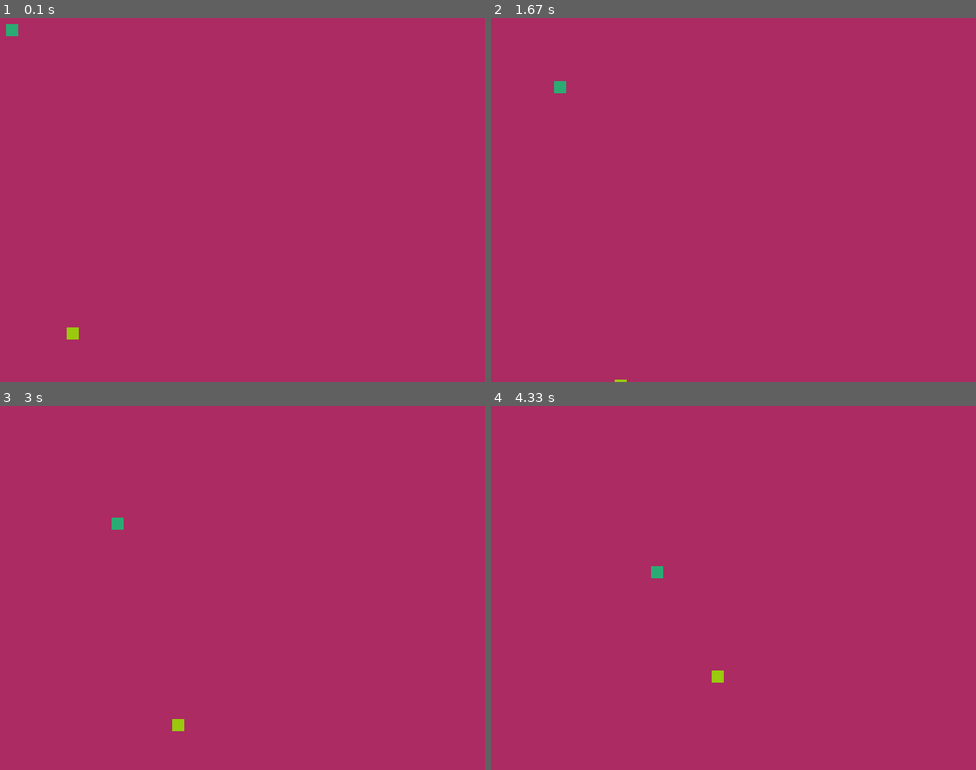
Above: before the commit, frames 1-4 (two rows, left to right).
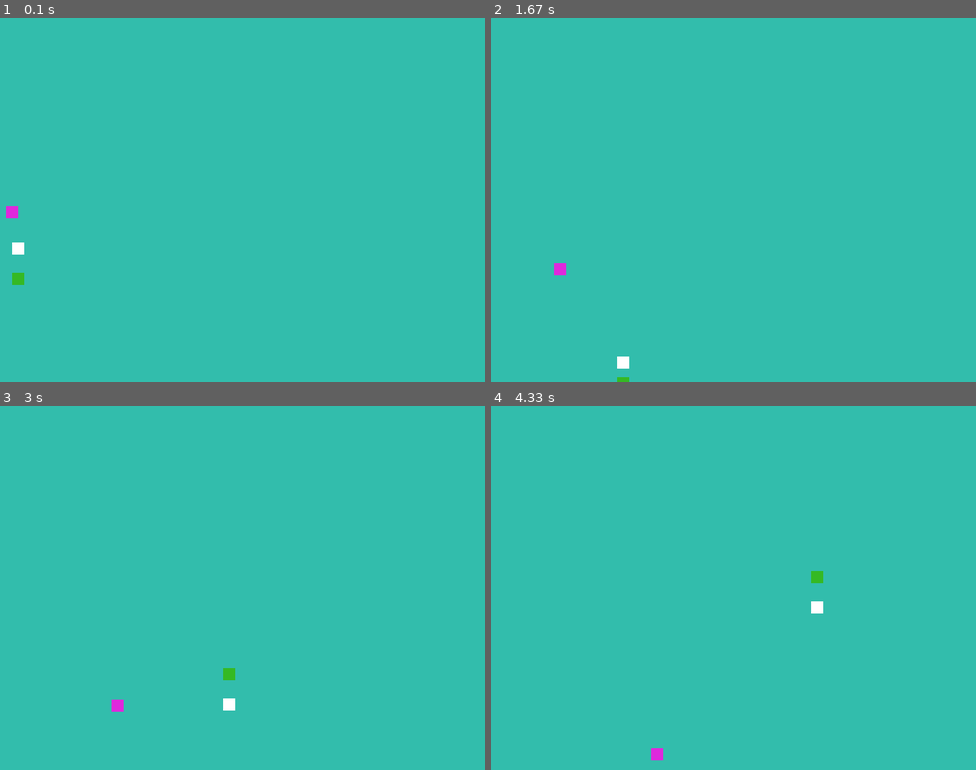
Above: after the commit, the same moments.

Repository: albadediego/kata.pygame
Game: pygame game, started from main.py
Two runs of this game, one before a commit and one after it. Both use one fixed random seed, a clock stepped at 60 frames per second and the inputs below.
Inputs:
- Up to frame 1 (0.1 s): no input
- Up to frame 2 (1.67 s): no input
- Up to frame 3 (3 s): no input
- Up to frame 4 (4.33 s): no input

The runs differ from the first frame. In frame 1, 100% of the frame differs, in the area x 0-100%, y 0-100%; in frame 2, 100%; in frame 3, 100%; in frame 4, 100%.

Commit message:
agregado de clase Rectangulo

Diff:
--- /dev/null
+++ b/figura_class.py
@@ -0,0 +1,22 @@
+class Rectangulo:
+    def __init__(self, posX, posY, color=(255,255,255), w=20, h=20):
+        self.posX = posX
+        self.posY = posY
+        self.color = color
+        self.w = w
+        self.h = h
+        self.vx = 0
+        self.vy = 0
+
+    def direccionar(self, vx, vy):
+        self.vx = vx
+        self.vy = vy
+
+    def mover(self, xMax, yMax):
+        self.posX += self.vx
+        self.posY += self.vy
+
+        if self.posX == xMax or self.posX == 0:
+            self.vx = self.vx*-1
+        if self.posY == yMax or self.posY == 0:
+            self.vy = self.vy*-1
--- a/main.py
+++ b/main.py
@@ -1,48 +1,43 @@
 import pygame as pg
-
+from figura_class import Rectangulo
 
 #inicializar todos los modulos de pygame, pantallas, objetos, eventos, sonidos, etc.
 pg.init()
 
+xDisplay = 800
+yDisplay = 600
+
 #crear pantalla o sourface
-pantalla = pg.display.set_mode((800,600)) #definicion de tamaño de pantalla
+pantalla = pg.display.set_mode((xDisplay, yDisplay)) #definicion de tamaño de pantalla
 pg.display.set_caption("Intro Pygame") #agregar un titulo a mi ventana
 
 game_over = True
-x = 0
-vx = 1
-y = 0
-vy = 1
 
-x2 = 100
-vx2 = 1
-y2 = 500
-vy2 = 1
+rectangulo1 = Rectangulo(0,300,(223, 40, 220))
+rectangulo1.direccionar(1,1)
+
+rectangulo2 = Rectangulo(0,350)
+rectangulo2.direccionar(2,2)
+
+rectangulo3 = Rectangulo(0,400,(53,185,36))
+rectangulo3.direccionar(2,2)
+
 while game_over:
     for eventos in pg.event.get(): #capturar todos los eventos mientras se ejecuta el bucle
         print(eventos)
         if eventos.type == pg.QUIT:
             game_over = False
-    pantalla.fill((171, 43, 98)) #asignar un color a la pantalla
-    x += vx
-    y += vy
+    pantalla.fill((50, 189, 172)) #asignar un color a la pantalla
 
-    x2 += vx2
-    y2 += vy2
+    rectangulo1.mover(xDisplay, yDisplay)
+    rectangulo2.mover(xDisplay, yDisplay)
+    rectangulo3.mover(xDisplay, yDisplay)
 
-    if x == 800 or x == 0:
-        vx = vx * -1
-    if y == 600 or y == 0:
-        vy = vy * -1
-
-    if x2 == 800 or x2 == 0:
-        vx2 = vx2 * -1
-    if y2 == 600 or y2 == 0:
-        vy2 = vy2 * -1
     #agregamos objeto a la pantalla
     #draw.rect(sourface, color en (rgb), posiciones(posicionX, posicionY, tamañoX, tamañoY))
-    pg.draw.rect(pantalla, (43, 171, 116), (x, y, 20, 20))
-    pg.draw.rect(pantalla, (154, 201, 13), (x2, y2, 20, 20))
+    pg.draw.rect(pantalla, rectangulo1.color, (rectangulo1.posX, rectangulo1.posY, rectangulo1.h, rectangulo1.w))
+    pg.draw.rect(pantalla, rectangulo2.color, (rectangulo2.posX, rectangulo2.posY, rectangulo2.h, rectangulo2.w))
+    pg.draw.rect(pantalla, rectangulo3.color, (rectangulo3.posX, rectangulo3.posY, rectangulo3.h, rectangulo3.w))
 
     pg.display.flip() #funcion para cargar toda la configuracion que va dentro de la pantalla
 
--- /dev/null
+++ b/pruebas.py
@@ -0,0 +1,17 @@
+class Persona:
+    def __init__(self, nombre, apellido, saludo = "Hola", email = "hola@email.com"):
+        self.nombre = nombre
+        self.apellido = apellido
+        self.saludo = saludo
+        self.email = email
+
+    print("Hola esto es la clase persona")
+
+    def __repr__(self):
+        return f"Nombre: {self.nombre}, Apellido: {self.apellido}, Saludo: {self.saludo}, Email: {self.email}"
+
+    def mostrarDatos(self):
+        return f"Nombre: {self.nombre}, Apellido: {self.apellido}, Saludo: {self.saludo}, Email: {self.email}"
+
+objPersona = Persona(saludo="Hello", email="maria@email.com", apellido="Perez", nombre="Maria")
+print(objPersona)
